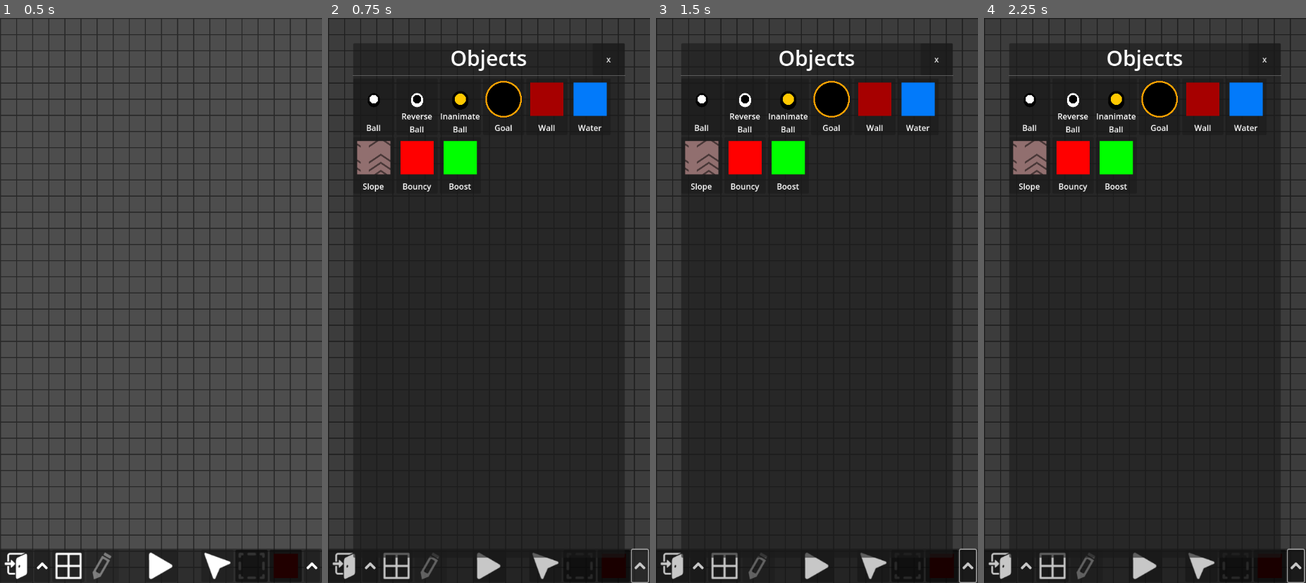
Above: before the commit, frames 1-4 (left to right).
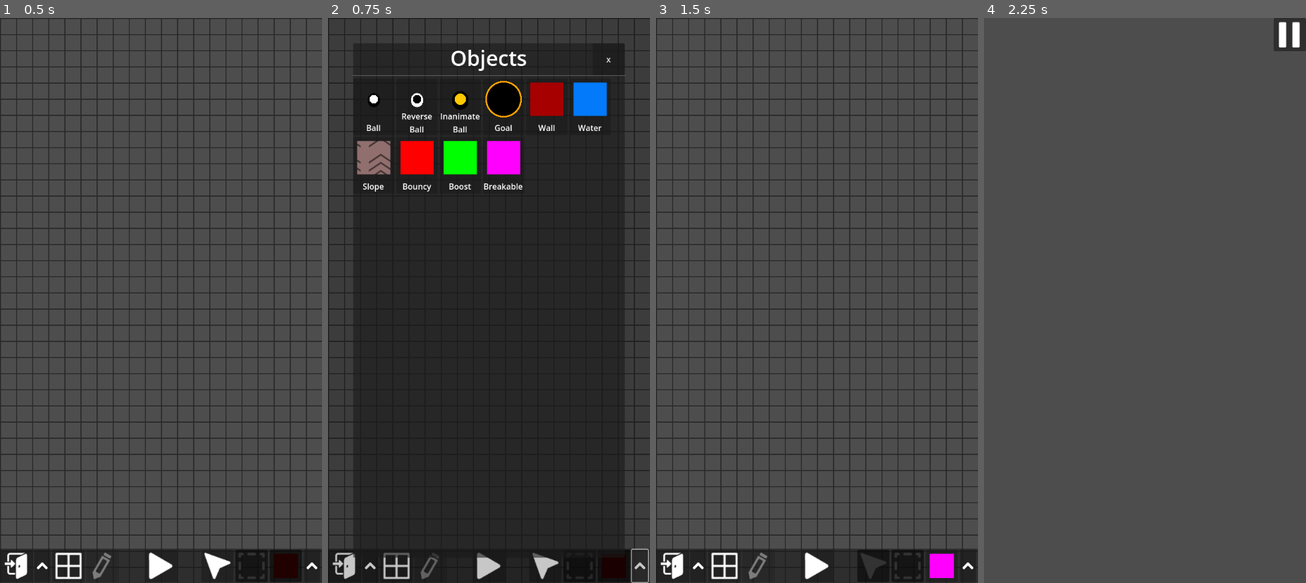
Above: after the commit, the same moments.

Repository: SelfMadeSystem/UniGolf
Game: Godot game, scene res://scenes/BlankEditor.tscn
The game is run twice, just before and just after one commit, with the same random seed, the same clock (stepped at 60 frames per second) and the same inputs. This scene is started directly instead of the project's main scene.
Inputs (mouse positions are in pixels of both pictures, inside the frame that each line leads up to):
- Up to frame 1 (0.5 s): no input
- Up to frame 2 (0.75 s): click (640, 566) at 0.5 s
- Up to frame 3 (1.5 s): click (833, 164) at 1.25 s, where only the run after the commit has a clickable "Breakable"
- Up to frame 4 (2.25 s): click (1145, 566) at 2 s

Frame 1 is identical in both runs. In frame 2, 0.7% of the frame differs, in the area x 48-61%, y 21-31%; in frame 3, 68%; in frame 4, 84%, in the area x 0-100%, y 0-100%.

Commit message:
Added breakable

Diff:
--- /dev/null
+++ b/prefabs/nodes/breakable.tscn
@@ -0,0 +1,27 @@
+[gd_scene load_steps=4 format=3 uid="uid://bqimduiobqx2c"]
+
+[ext_resource type="Script" path="res://scripts/nodes/breakable.gd" id="1_7i7wj"]
+
+[sub_resource type="PhysicsMaterial" id="PhysicsMaterial_d6k7a"]
+friction = 0.0
+bounce = 1.0
+
+[sub_resource type="RectangleShape2D" id="RectangleShape2D_fe2ml"]
+size = Vector2(64, 64)
+
+[node name="Breakable" type="StaticBody2D" groups=["Persist"]]
+z_index = 6
+input_pickable = true
+physics_material_override = SubResource("PhysicsMaterial_d6k7a")
+script = ExtResource("1_7i7wj")
+quadrilateral_vertex_top = 0.5
+quadrilateral_vertex_right = 0.5
+quadrilateral_vertex_bottom = 0.5
+quadrilateral_vertex_left = 0.5
+quarter_arc_inner_x = 0.5
+quarter_arc_inner_y = 0.5
+
+[node name="HitBox" type="CollisionShape2D" parent="."]
+visible = false
+position = Vector2(32, 32)
+shape = SubResource("RectangleShape2D_fe2ml")
--- a/project.godot
+++ b/project.godot
@@ -13,7 +13,7 @@
 config/name="UniGolf"
 run/main_scene="res://scenes/MainMenu.tscn"
 config/quit_on_go_back=false
-config/features=PackedStringArray("4.0", "GL Compatibility")
+config/features=PackedStringArray("4.1", "GL Compatibility")
 config/icon="res://icon.svg"
 
 [autoload]
--- a/scripts/editor/node_editor.gd
+++ b/scripts/editor/node_editor.gd
@@ -482,6 +482,10 @@
 		"prefab": preload("res://prefabs/nodes/boost.tscn"),
 		"name": "Boost"
 	})
+	select.add_object({
+		"prefab": preload("res://prefabs/nodes/breakable.tscn"),
+		"name": "Breakable"
+	})
 	select.selected.connect(func(a):
 		set_current_object(a)
 		set_action(ActionEnum.PLACE)
--- /dev/null
+++ b/scripts/nodes/breakable.gd
@@ -0,0 +1,36 @@
+@tool
+extends ShapedNode
+
+@export var color: Color = Color(1, 0, 1)
+
+func _draw():
+	draw_colored_polygon(get_shape(), color)
+
+var layer: int
+var mask: int
+
+var me: StaticBody2D = self as Node as StaticBody2D
+
+# Called when the node enters the scene tree for the first time.
+func _ready():
+	super._ready()
+	if Engine.is_editor_hint():
+		return
+	layer = me.collision_layer
+	mask =  me.collision_mask
+	GameInfo.contact_stuffs.connect(_on_ball_contact_stuffs)
+	GameInfo.reload.connect(reload)
+
+func _on_ball_contact_stuffs(stuff: PhysicsDirectBodyState2D, ball: Ball):
+	for i in range(0, stuff.get_contact_count()):
+		var obj = stuff.get_contact_collider_object(i)
+		if obj == self:
+			me.collision_layer = 0
+			me.collision_mask = 0
+			me.visible = false
+			return
+
+func reload():
+	me.collision_layer = layer
+	me.collision_mask = mask
+	me.visible = true
